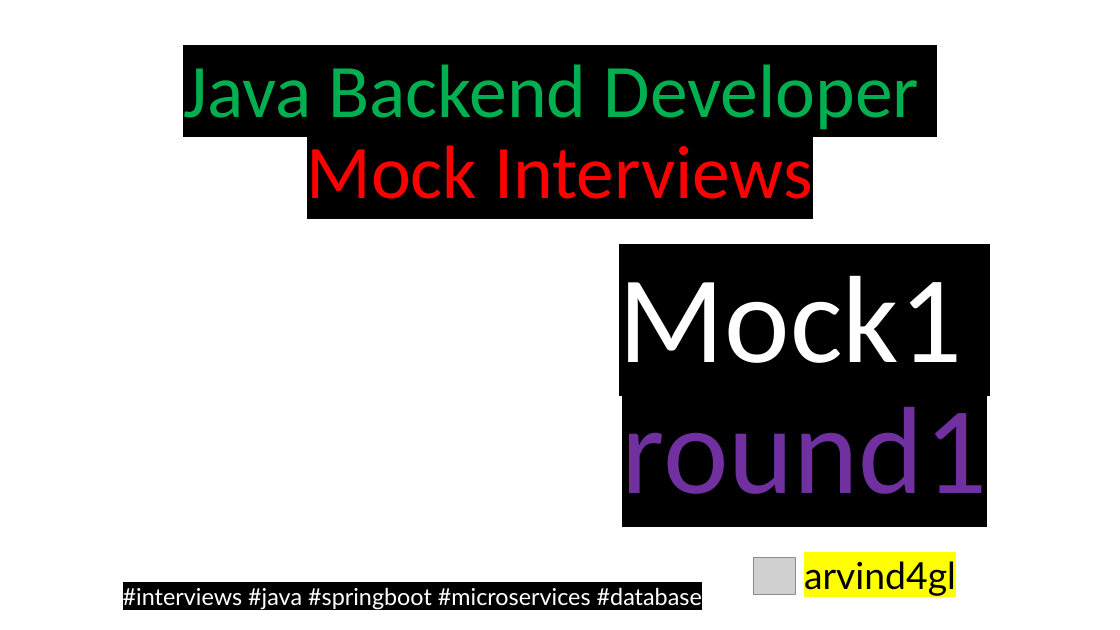
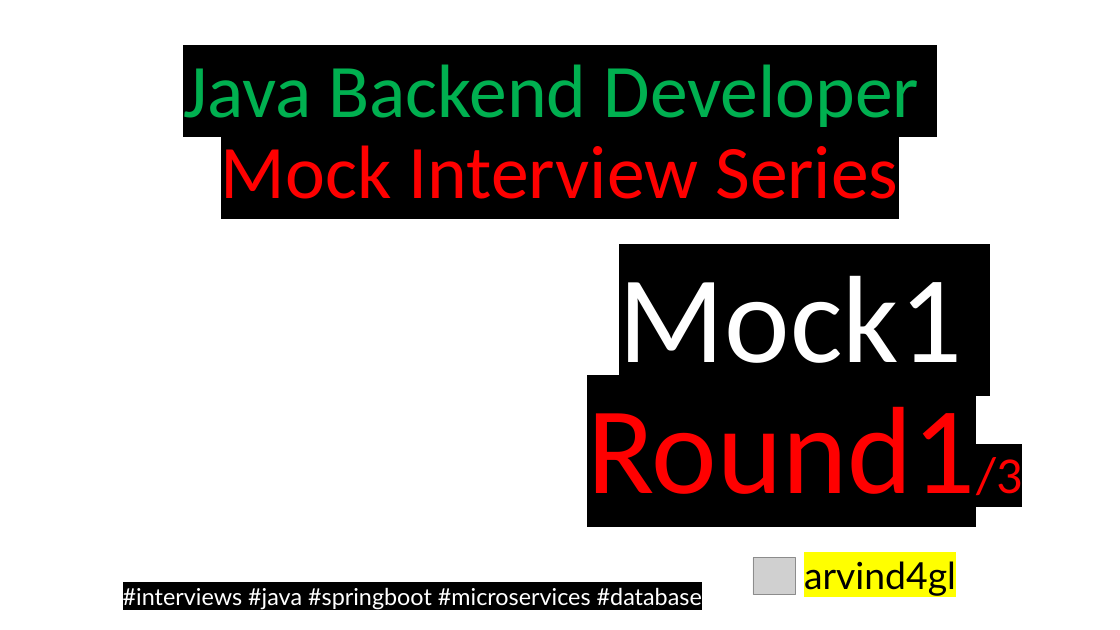
Before and after one commit to codefarm0/interview-preparation, a slide deck: slide 1 of Java Backend Developer Mock Interviews/mock1/Java Backend Developer Mock Interviews.pptx. Drawn at 1120x630 pixels with LibreOffice and Linux fonts; fonts in the diff are those of the drawing; grey boxes stand for pictures; background and template pictures are left out. Boxes give left, top, right and bottom in pixels: in the first picture for what was removed or moved away, otherwise in the second. Text is boxed around its words. In the diff, an @@ line names an element or a change of style, - is before the commit and + after.

```diff
--- a/Java Backend Developer Mock Interviews/mock1/Java Backend Developer Mock Interviews.pptx
+++ b/Java Backend Developer Mock Interviews/mock1/Java Backend Developer Mock Interviews.pptx
@@ title at (183, 64, 919, 199): text changed @@
-Java Backend Developer
-Mock Interviews
+Java Backend Developer
+Mock Interview Series
@@ subtitle at (587, 406, 1022, 496): text changed; text colour #7030A0 to #FF0000 @@
-round1
+Round1/3
```
Also in this commit, not shown: 20 slides added, 3 other files.
